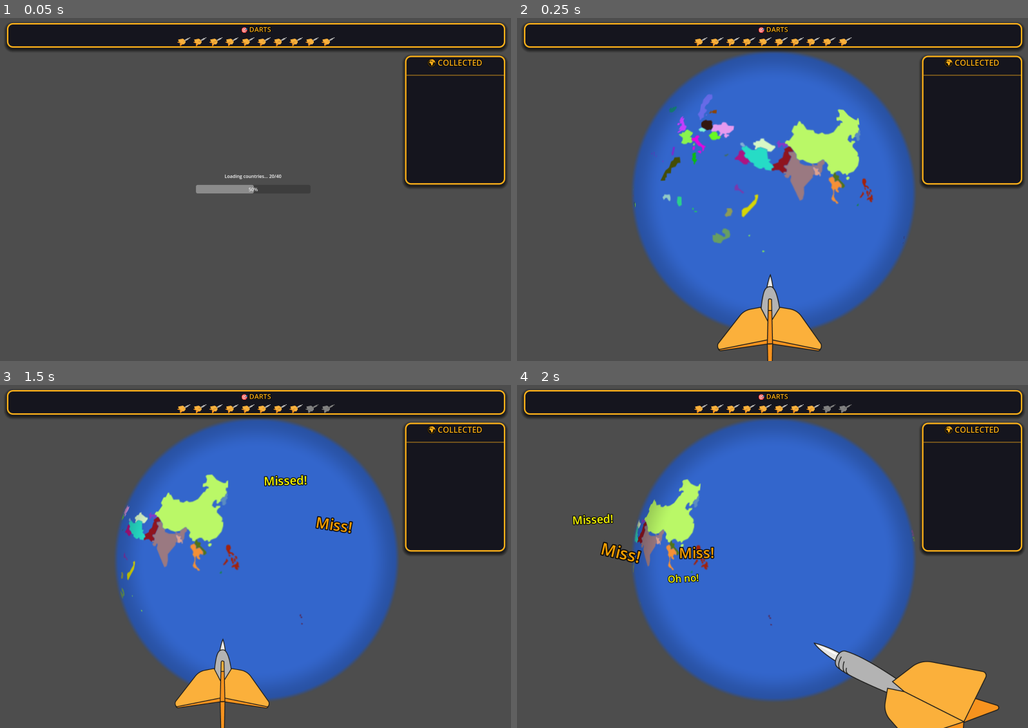
Above: before the commit, frames 1-4 (two rows, left to right).
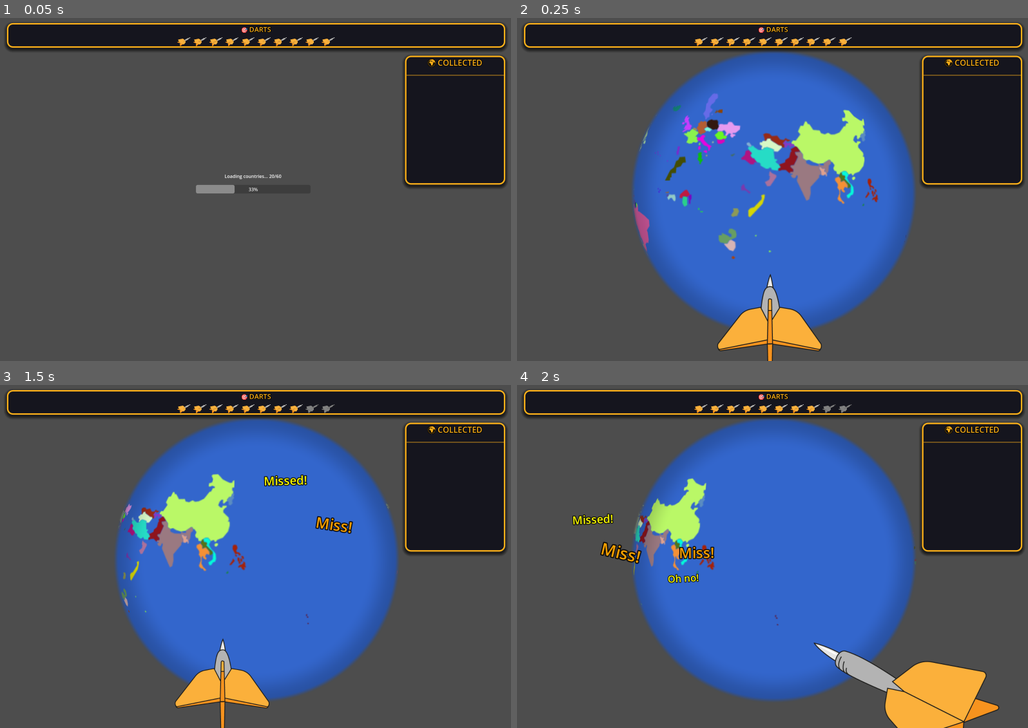
Above: after the commit, the same moments.

Repository: Balatzar/CountryCollector
Game: Godot game, scene res://Scenes/Game.tscn
Two runs of this game, one before a commit and one after it. Both use one fixed random seed, a clock stepped at 60 frames per second and the inputs below.
Inputs (mouse positions are in pixels of both pictures, inside the frame that each line leads up to):
- Up to frame 1 (0.05 s): no input
- Up to frame 2 (0.25 s): no input
- Up to frame 3 (1.5 s): tap Enter at 0.5 s; move the mouse to (367, 539) at 0.52 s; click (367, 539) at 0.67 s; tap Space at 0.77 s; move the mouse to (148, 573) at 1.27 s; click (148, 573) at 1.42 s
- Up to frame 4 (2 s): tap Space at 1.52 s

The runs differ from the first frame. In frame 1, less than 0.1% of the frame differs, in the area x 45-55%, y 45-52%; in frame 2, 4.0%, in the area x 22-77%, y 21-71%; in frame 3, 2.0%; in frame 4, 1.1%.

Commit message:
Show level up store

Diff:
--- a/Scenes/Game.gd
+++ b/Scenes/Game.gd
@@ -1,14 +1,32 @@
 extends Node2D
 
 @onready var notification_display: Node2D = $NotificationDisplay
+@onready var store_overlay: CanvasLayer = $StoreOverlay
 
 
 func _ready() -> void:
 	# Connect to notification signal
 	GameState.notification_requested.connect(_on_notification_requested)
 
+	# Connect to level up signal to open store
+	GameState.level_up.connect(_on_level_up)
 
-func _on_notification_requested(text: String, position: Vector2, color: Color) -> void:
+	# Connect to store closed signal to unpause
+	store_overlay.store_closed.connect(_on_store_closed)
+
+
+func _on_notification_requested(text: String, notif_position: Vector2, color: Color) -> void:
 	# Move notification display to requested position and spawn
-	notification_display.global_position = position
+	notification_display.global_position = notif_position
 	notification_display.spawn_notification(text, color)
+
+
+func _on_level_up(new_level: int) -> void:
+	# Open the store when player gains a level
+	get_tree().paused = true
+	store_overlay.show_store()
+
+
+func _on_store_closed() -> void:
+	# Unpause when store closes
+	get_tree().paused = false
--- a/Scenes/Game.tscn
+++ b/Scenes/Game.tscn
@@ -1,9 +1,10 @@
-[gd_scene load_steps=5 format=3 uid="uid://bf4tw7lmwlwuj"]
+[gd_scene load_steps=6 format=3 uid="uid://bf4tw7lmwlwuj"]
 
 [ext_resource type="PackedScene" uid="uid://vpm14equhjq1" path="res://Scenes/GlobeAndDartWithProgress.tscn" id="1_gl6un"]
 [ext_resource type="Script" uid="uid://bheof2fagiofc" path="res://Scenes/Game.gd" id="1_kldst"]
 [ext_resource type="PackedScene" uid="uid://dkm8y5qvxh3yw" path="res://Scenes/GameOverlay.tscn" id="2_j5yw3"]
 [ext_resource type="PackedScene" uid="uid://bk3qxoc3yvyp2" path="res://Scenes/NotificationDisplay.tscn" id="4_b2bpf"]
+[ext_resource type="PackedScene" path="res://Scenes/StoreOverlay.tscn" id="5_b2bpf"]
 
 [node name="Game" type="Node2D"]
 script = ExtResource("1_kldst")
@@ -14,3 +15,6 @@
 
 [node name="NotificationDisplay" parent="." instance=ExtResource("4_b2bpf")]
 position = Vector2(892, 660)
+
+[node name="StoreOverlay" parent="." instance=ExtResource("5_b2bpf")]
+process_mode = 3
--- a/Scenes/static_clickable_map.gd
+++ b/Scenes/static_clickable_map.gd
@@ -65,7 +65,7 @@
 		print("[StaticMap] Directory access failed, using hardcoded country list")
 		country_list = COUNTRIES
 	# TODO REMOVE
-	country_list = country_list.slice(0, 40)
+	country_list = country_list.slice(0, 60)
 
 	print("[StaticMap] Found ", country_list.size(), " countries")
 
